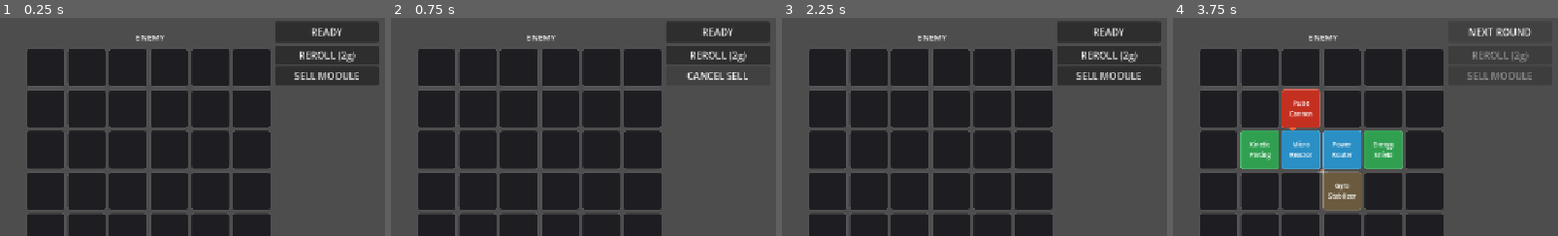
Above: before the commit, frames 1-4 (left to right).
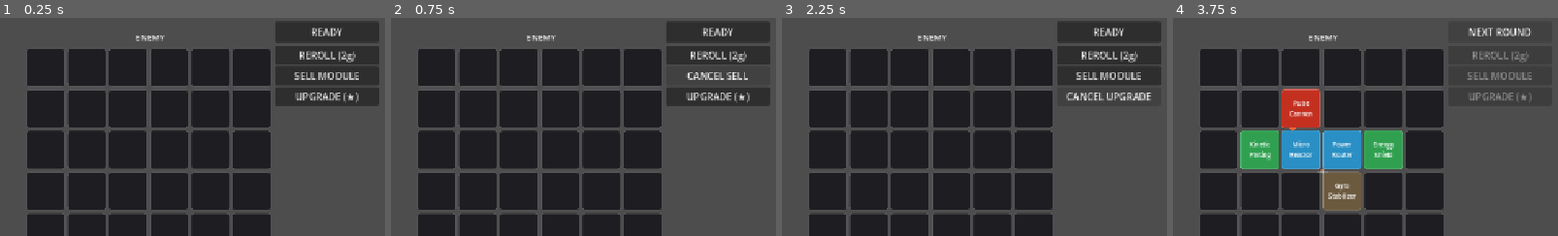
Above: after the commit, the same moments.

Repository: bbayram-l/ChroneForge-Arena
Game: Godot game, scene res://scenes/Main.tscn
The game is run twice, just before and just after one commit, with the same random seed, the same clock (stepped at 60 frames per second) and the same inputs.
Inputs (mouse positions are % of the whole screen's width and height, from its top left):
- Up to frame 1 (0.25 s): no input
- Up to frame 2 (0.75 s): click "SELL MODULE" at 0.5 s
- Up to frame 3 (2.25 s): click "CANCEL SELL" at 1.25 s; click (92, 18) at 2 s, where only the run after the commit has a clickable "UPGRADE (★)"
- Up to frame 4 (3.75 s): click (92, 18) at 2.75 s, where only the run after the commit has a clickable "CANCEL UPGRADE"; click "READY" at 3.5 s
The pictures show only the part of the screen within x 50-100%, y 0-50%; the shares and areas given below are measured in that part.

The runs differ from the first frame. In frame 1, 2.1% of the frame differs, in the area x 71-99%, y 32-41%; in frame 2, 2.1%; in frame 3, 0.4%; in frame 4, 0.2%.

Commit message:
Month 5: module upgrade system (★1–★3)
- Module: star_level, upgrade() (+20% to damage/power/shield/heat_reduction/hp),
  upgrade_cost() = cost × star_level, MAX_STARS = 3
- MechGrid.place_module: duplicate() on every placement so each grid copy has
  independent runtime state (star_level, disabled, boosted stats)
- MechGrid serialize/deserialize: persist star_level; re-apply upgrades on load
- MechGridView: show ★ stars on cell label for upgraded modules
- Main: UPGRADE button toggles upgrade mode; click a cell to upgrade for
  upgrade_cost() gold; sell refund now includes upgrade investment
  (mod.cost × star_level / 2)

Co-Authored-By: Claude Sonnet 4.6 <noreply@anthropic.com>

Diff:
--- a/scripts/grid/MechGrid.gd
+++ b/scripts/grid/MechGrid.gd
@@ -45,9 +45,11 @@
 func place_module(pos: Vector2i, mod: Module) -> bool:
 	if not can_place(pos, mod):
 		return false
-	for dy in range(mod.grid_size.y):
-		for dx in range(mod.grid_size.x):
-			get_cell(Vector2i(pos.x + dx, pos.y + dy)).place_module(mod)
+	# Duplicate so each placed copy has independent runtime state (star_level, disabled, stats).
+	var placed_mod := mod.duplicate() as Module
+	for dy in range(placed_mod.grid_size.y):
+		for dx in range(placed_mod.grid_size.x):
+			get_cell(Vector2i(pos.x + dx, pos.y + dy)).place_module(placed_mod)
 	return true
 
 func remove_module_at(pos: Vector2i) -> Module:
@@ -108,7 +110,7 @@
 						already_logged = true
 						break
 				if not already_logged:
-					placed.append({"pos": [x, y], "module_id": cell.module.id})
+					placed.append({"pos": [x, y], "module_id": cell.module.id, "star_level": cell.module.star_level})
 	return {"owner": owner_id, "cells": placed}
 
 static func deserialize(data: Dictionary) -> MechGrid:
@@ -118,4 +120,10 @@
 		var mod: Module = ModuleRegistry.get_module(entry.module_id)
 		if mod != null:
 			grid.place_module(pos, mod)
+			# Restore star upgrades (place_module already duplicated the module)
+			var star: int = entry.get("star_level", 1)
+			var cell := grid.get_cell(pos)
+			if cell != null:
+				for _i in range(star - 1):
+					cell.module.upgrade()
 	return grid
--- a/scripts/modules/Module.gd
+++ b/scripts/modules/Module.gd
@@ -42,3 +42,23 @@
 
 # Runtime flag — set by ParadoxSystem on overload
 var disabled: bool = false
+
+# ── Upgrade system ──────────────────────────────────────────────────────────
+const MAX_STARS: int = 3
+var star_level: int = 1  # 1 = base; goes up to MAX_STARS
+
+## Cost to upgrade from current star_level to the next.
+func upgrade_cost() -> int:
+	return cost * star_level  # ★1→★2 = cost×1, ★2→★3 = cost×2
+
+## Boost all positive combat stats by 20% and increment star_level.
+func upgrade() -> void:
+	if star_level >= MAX_STARS:
+		return
+	star_level += 1
+	var boost := 1.20
+	base_damage    *= boost
+	power_gen      *= boost
+	heat_reduction *= boost
+	hp             *= boost
+	shield_value   *= boost
--- a/scripts/ui/Main.gd
+++ b/scripts/ui/Main.gd
@@ -27,9 +27,11 @@
 var _action_btn:      Button
 var _reroll_btn:      Button
 var _sell_btn:        Button
+var _upgrade_btn:     Button
 var _run_over_panel:  Control
 var _selected_offer:  Module = null
 var _sell_mode:       bool   = false
+var _upgrade_mode:    bool   = false
 var _protected_cells: Array[Vector2i] = []
 
 # ── Lifecycle ──────────────────────────────────────────────────────────────
@@ -78,6 +80,14 @@
 	_sell_btn.text     = "SELL MODULE"
 	_sell_btn.pressed.connect(_on_sell_pressed)
 	canvas.add_child(_sell_btn)
+
+	# Upgrade button — toggles upgrade mode in shop phase
+	_upgrade_btn = Button.new()
+	_upgrade_btn.position = Vector2(1090.0, 114.0)
+	_upgrade_btn.size     = Vector2(172.0, 28.0)
+	_upgrade_btn.text     = "UPGRADE (★)"
+	_upgrade_btn.pressed.connect(_on_upgrade_pressed)
+	canvas.add_child(_upgrade_btn)
 
 	# Player grid — left side
 	# 6×(64+4)−4 = 404 px wide. Two grids centred: (1280−404−80−404)/2 = 196 px margin
@@ -177,8 +187,10 @@
 func _enter_shop_phase() -> void:
 	phase = Phase.SHOP_PHASE
 	_selected_offer = null
-	_sell_mode = false
-	_sell_btn.text = "SELL MODULE"
+	_sell_mode    = false
+	_upgrade_mode = false
+	_sell_btn.text    = "SELL MODULE"
+	_upgrade_btn.text = "UPGRADE (★)"
 	player_grid_view.clear_highlights()
 
 	# Reset any overload-disabled modules from the previous fight
@@ -200,15 +212,18 @@
 	_action_btn.disabled = false
 	_reroll_btn.text     = "REROLL (%dg)" % GameState.get_reroll_cost()
 	_reroll_btn.disabled = false
-	_sell_btn.disabled   = false
+	_sell_btn.disabled    = false
+	_upgrade_btn.disabled = false
 	_update_status()
 
 func _start_combat() -> void:
 	phase = Phase.COMBAT
-	_action_btn.disabled = true
-	_reroll_btn.disabled = true
-	_sell_btn.disabled   = true
-	_sell_mode = false
+	_action_btn.disabled  = true
+	_reroll_btn.disabled  = true
+	_sell_btn.disabled    = true
+	_upgrade_btn.disabled = true
+	_sell_mode    = false
+	_upgrade_mode = false
 	_selected_offer = null
 	player_grid_view.clear_highlights()
 
@@ -288,8 +303,10 @@
 # ── Shop interaction ───────────────────────────────────────────────────────
 
 func _on_module_selected(mod: Module) -> void:
-	_sell_mode = false
-	_sell_btn.text = "SELL MODULE"
+	_sell_mode    = false
+	_upgrade_mode = false
+	_sell_btn.text    = "SELL MODULE"
+	_upgrade_btn.text = "UPGRADE (★)"
 	_selected_offer = mod
 	player_grid_view.highlight_valid(mod, player_grid)
 
@@ -297,7 +314,7 @@
 	if phase != Phase.SHOP_PHASE:
 		return
 
-	# Sell mode: sell the module at this cell for half its cost
+	# Sell mode: sell the module at this cell for half its total cost (base + upgrades)
 	if _sell_mode:
 		var cell := player_grid.get_cell(pos)
 		if cell == null or cell.is_empty():
@@ -306,14 +323,34 @@
 			return
 		var mod: Module = cell.module
 		@warning_ignore("INTEGER_DIVISION")
-		var refund: int = mod.cost / 2
+		var refund: int = mod.cost * mod.star_level / 2
 		player_grid.remove_module_at(pos)
 		GameState.gold += refund
 		GameState.gold_changed.emit(GameState.gold)
 		player_grid_view.refresh(player_grid)
 		hud_panel.refresh(player_grid)
 		_update_status()
-		print("[Sell] Sold: %s for %dg" % [mod.display_name, refund])
+		print("[Sell] Sold: %s ★%d for %dg" % [mod.display_name, mod.star_level, refund])
+		return
+
+	# Upgrade mode: spend gold to boost a placed module's stats
+	if _upgrade_mode:
+		var cell := player_grid.get_cell(pos)
+		if cell == null or cell.is_empty():
+			return
+		var mod: Module = cell.module
+		if mod.star_level >= Module.MAX_STARS:
+			print("[Upgrade] %s is already max star (★%d)" % [mod.display_name, Module.MAX_STARS])
+			return
+		var ucost := mod.upgrade_cost()
+		if not GameState.spend_gold(ucost):
+			print("[Upgrade] Not enough gold (need %d, have %d)" % [ucost, GameState.gold])
+			return
+		mod.upgrade()
+		player_grid_view.refresh(player_grid)
+		hud_panel.refresh(player_grid)
+		_update_status()
+		print("[Upgrade] %s → ★%d (%dg spent)" % [mod.display_name, mod.star_level, ucost])
 		return
 
 	# Normal placement mode
@@ -343,12 +380,28 @@
 		return
 	_sell_mode = not _sell_mode
 	if _sell_mode:
-		_sell_btn.text = "CANCEL SELL"
-		_selected_offer = null
+		_sell_btn.text    = "CANCEL SELL"
+		_upgrade_mode     = false
+		_upgrade_btn.text = "UPGRADE (★)"
+		_selected_offer   = null
 		shop_panel.deselect()
 		player_grid_view.clear_highlights()
 	else:
 		_sell_btn.text = "SELL MODULE"
+
+func _on_upgrade_pressed() -> void:
+	if phase != Phase.SHOP_PHASE:
+		return
+	_upgrade_mode = not _upgrade_mode
+	if _upgrade_mode:
+		_upgrade_btn.text = "CANCEL UPGRADE"
+		_sell_mode        = false
+		_sell_btn.text    = "SELL MODULE"
+		_selected_offer   = null
+		shop_panel.deselect()
+		player_grid_view.clear_highlights()
+	else:
+		_upgrade_btn.text = "UPGRADE (★)"
 
 # ── Helpers ────────────────────────────────────────────────────────────────
 
--- a/scripts/ui/MechGridView.gd
+++ b/scripts/ui/MechGridView.gd
@@ -155,7 +155,11 @@
 			final_color = base.lightened(0.3)
 
 	_apply_style(panel, final_color)
-	label.text = "" if cell.is_empty() else cell.module.display_name
+	if cell.is_empty():
+		label.text = ""
+	else:
+		var stars := "★".repeat(cell.module.star_level - 1)
+		label.text = cell.module.display_name + ("\n" + stars if stars else "")
 
 func _apply_style(panel: Panel, color: Color) -> void:
 	var style := StyleBoxFlat.new()
